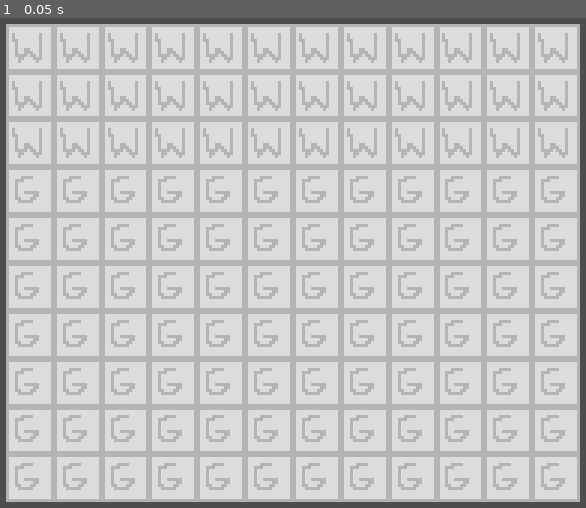
Above: before the commit, frame 1.
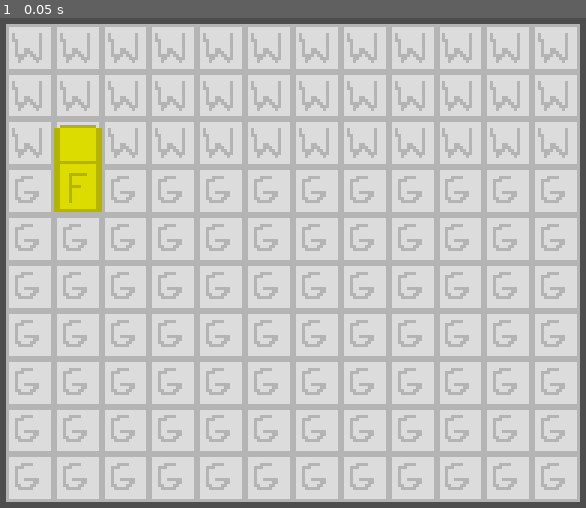
Above: after the commit, the same moment.

Repository: renzzzi/chef-fungus
Game: Godot game, scene res://Scenes/world.tscn
The game is run twice, just before and just after one commit, with the same random seed, the same clock (stepped at 60 frames per second) and the same inputs.
Inputs:
- Up to frame 1 (0.05 s): no input

The runs differ from the first frame. In frame 1, 1.4% of the frame differs, in the area x 9-18%, y 21-40%.

Commit message:
Created the Fridge Scene
Added it to the World Scene

Diff:
--- /dev/null
+++ b/Scenes/fridge.tscn
@@ -0,0 +1,25 @@
+[gd_scene format=3 uid="uid://dimge58i6rota"]
+
+[ext_resource type="Texture2D" uid="uid://vaur51ad47bj" path="res://Sprites/fridge.png" id="1_4jc6q"]
+
+[sub_resource type="RectangleShape2D" id="RectangleShape2D_tve5p"]
+size = Vector2(14, 3)
+
+[sub_resource type="CircleShape2D" id="CircleShape2D_phxir"]
+radius = 1.0
+
+[node name="Fridge" type="StaticBody2D" unique_id=761705989]
+
+[node name="Sprite2D" type="Sprite2D" parent="." unique_id=1086190500]
+modulate = Color(1, 1, 0, 1)
+position = Vector2(0, -8)
+texture = ExtResource("1_4jc6q")
+
+[node name="CollisionShape2D" type="CollisionShape2D" parent="." unique_id=1171198508]
+position = Vector2(0, -12.5)
+shape = SubResource("RectangleShape2D_tve5p")
+
+[node name="Area2D" type="Area2D" parent="." unique_id=1361383058]
+
+[node name="CollisionShape2D" type="CollisionShape2D" parent="Area2D" unique_id=40531686]
+shape = SubResource("CircleShape2D_phxir")
--- a/Scenes/world.tscn
+++ b/Scenes/world.tscn
@@ -1,6 +1,7 @@
 [gd_scene format=4 uid="uid://csukoboud5xhx"]
 
 [ext_resource type="Texture2D" uid="uid://dg0fws7623m5x" path="res://Sprites/ground_wall.png" id="1_a02cp"]
+[ext_resource type="PackedScene" uid="uid://dimge58i6rota" path="res://Scenes/fridge.tscn" id="2_go701"]
 
 [sub_resource type="TileSetAtlasSource" id="TileSetAtlasSource_go701"]
 texture = ExtResource("1_a02cp")
@@ -18,3 +19,6 @@
 [node name="TileMapLayer" type="TileMapLayer" parent="." unique_id=577390396]
 tile_map_data = PackedByteArray("AAD9/wAAAAAAAAAAAAD+/wAAAAAAAAAAAAD//wAAAAAAAAAAAAAAAAAAAAAAAAAAAAABAAAAAAAAAAAAAAACAA …(1840 unchanged characters)…
 tile_set = SubResource("TileSet_yp4wr")
+
+[node name="Fridge" parent="." unique_id=761705989 instance=ExtResource("2_go701")]
+position = Vector2(-72, -25)
